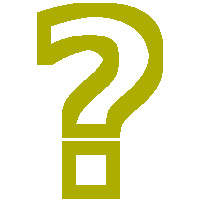
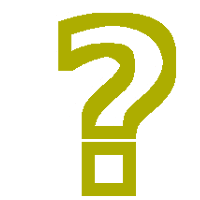
The second 200 × 200 image is a revision of the first. Changes to its layers:
added layer "Transformation" above "?" over [left=57, top=12, right=177, bottom=197]
painted on "Hintergrund" over [left=37, top=3, right=163, bottom=199]
